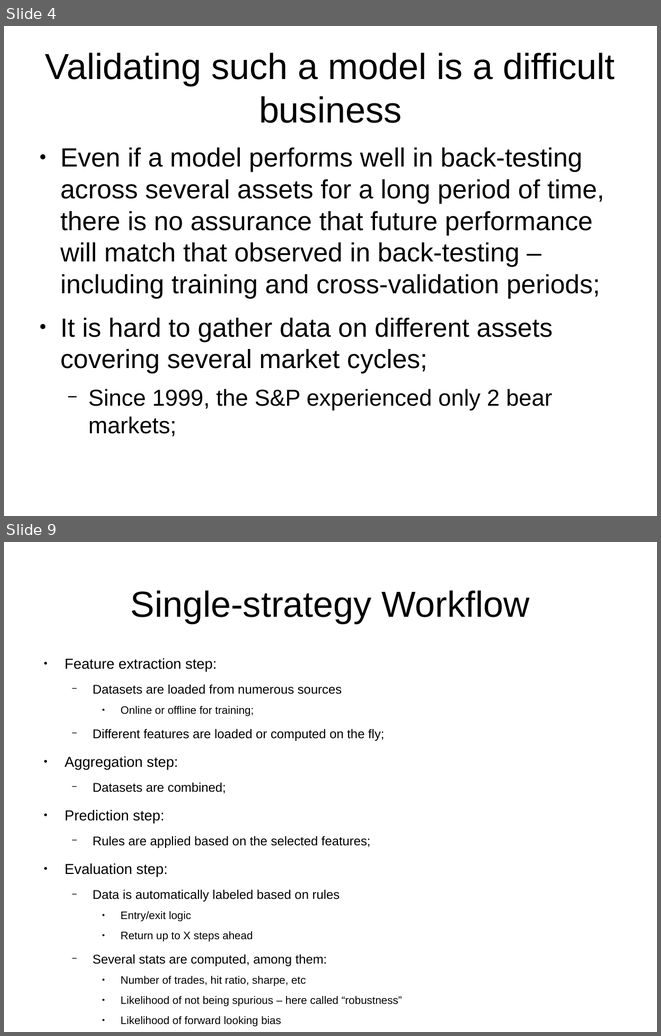
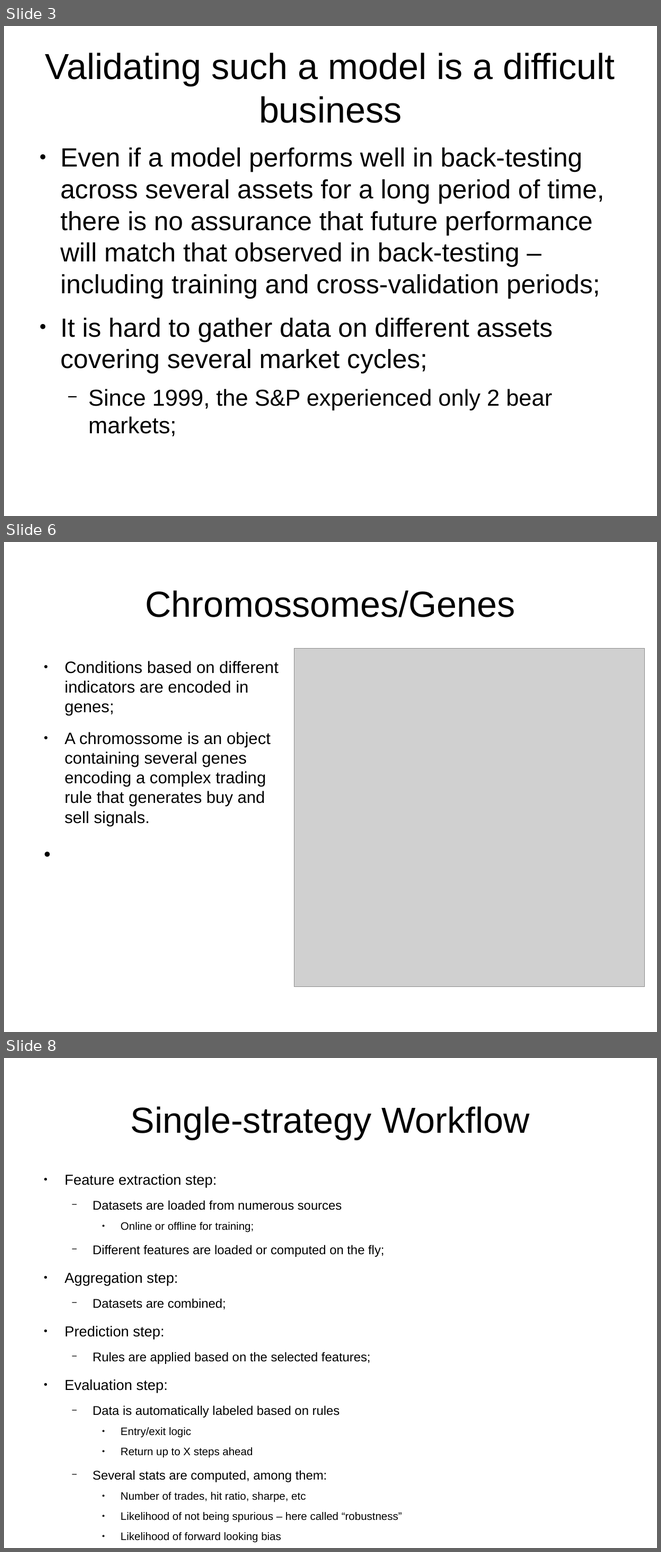
Before and after one commit to bolatroniks/Trading_v2, a slide deck: Alpha Evolution.odp. Shown one above the other, each under a label of ours: slides 4 and 9 before the commit, slides 3, 6 and 8 after it; the slides between them are not shown. The pictures are 661x1036 and 661x1552 pixels, drawn with LibreOffice and Linux fonts; fonts in the diff are those of the drawing; grey boxes stand for pictures. Boxes give left, top, right and bottom in pixels: in the first picture for what was removed or moved away, otherwise in the second. Text is boxed around its words. In the diff, an @@ line names an element or a change of style, - is before the commit and + after.

```diff
--- a/Alpha Evolution.odp
+++ b/Alpha Evolution.odp
@@ slide 6 added at (x1=4, y1=542, x2=657, y2=1032), background #FFFFFF @@
@@ title added at (x1=145, y1=590, x2=515, y2=617), 44 pt, text #000000 @@
+Chromossomes/Genes
@@ picture added at (x1=294, y1=648, x2=645, y2=986) @@
@@ text added at (x1=64, y1=661, x2=279, y2=826), 20 pt, text #000000 @@
+● Conditions based on different indicators are encoded in genes;
+● A chromossome is an object containing several genes encoding a complex trading rule that generates buy and sell signals.
@@ what was slide 4 is now slide 3 @@
@@ what was slide 9 is now slide 8 @@
```
Also in this commit, not shown: 5 slides changed, 7 other slides added, 2 slides removed, 5 other files.
